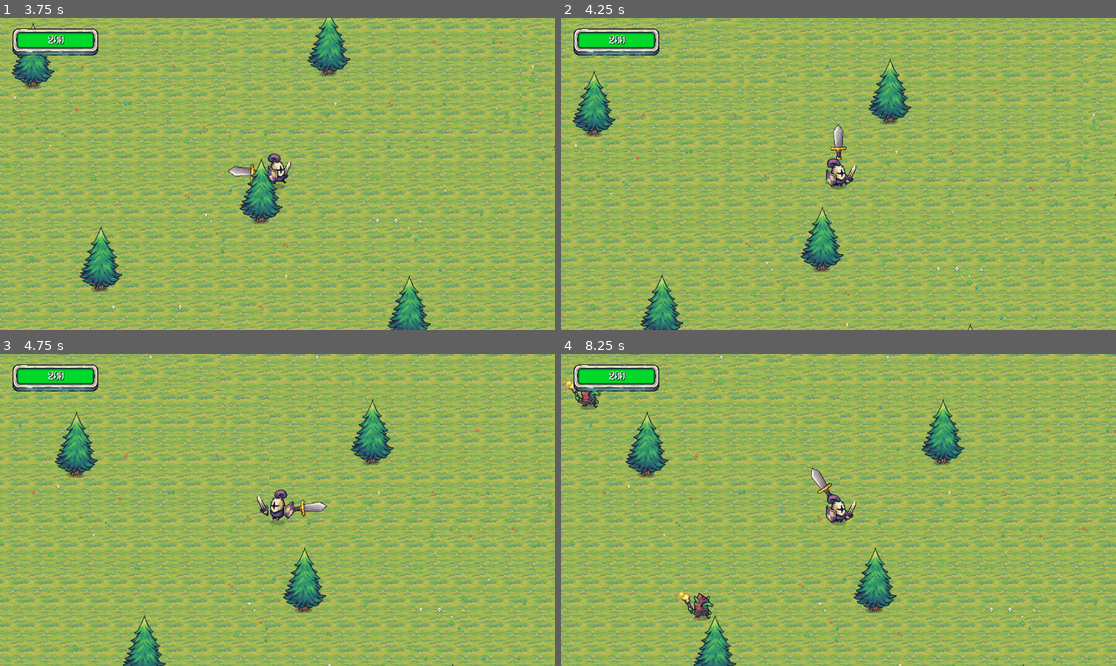
Above: before the commit, frames 1-4 (two rows, left to right).
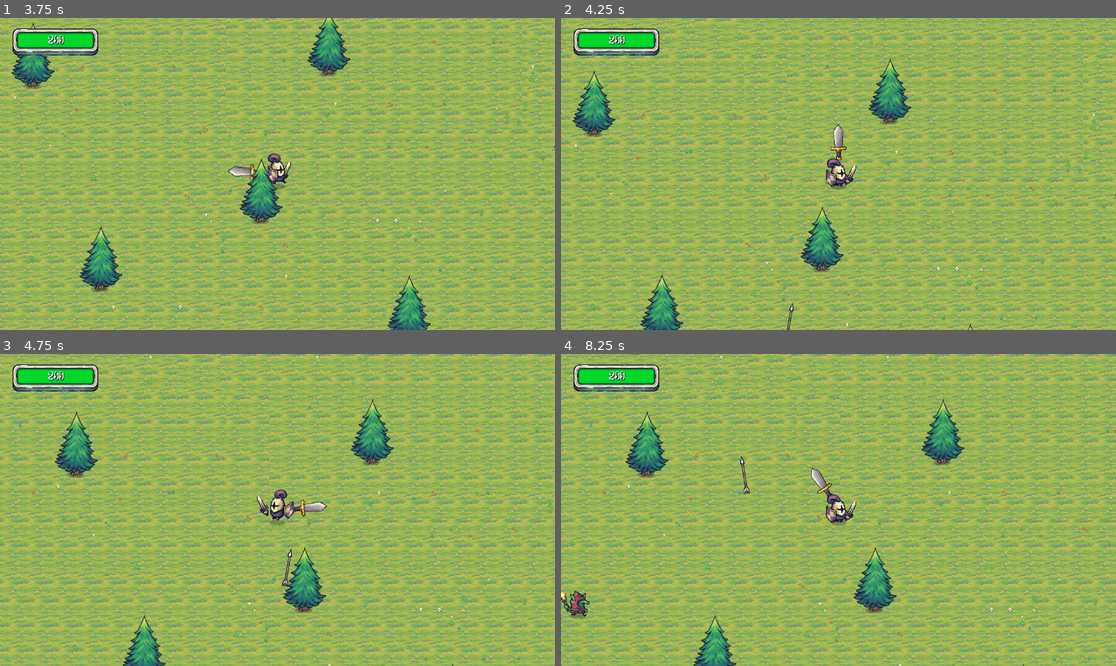
Above: after the commit, the same moments.

Repository: dev-abraao/gathery-survivor
Game: Godot game, scene res://Scenes/Menu/main_menu.tscn
Same seed, same stepped clock (60 frames per second), same inputs: the game is played once before the commit and once after it. Sound files missing from this copy of the repository are replaced by a short silence.
Inputs:
- Up to frame 1 (3.75 s): click "Play" at 0.5 s; hold Right (ui_right) 1.28-2.03 s; hold Down (ui_down) 2.03-2.78 s; hold Right (ui_right) 2.78-3.53 s; hold Up (ui_up) from 3.53 s (still down)
- Up to frame 2 (4.25 s): keep holding Up (ui_up)
- Up to frame 3 (4.75 s): release Up (ui_up) at 4.28 s; hold Left (ui_left) from 4.28 s (still down)
- Up to frame 4 (8.25 s): release Left (ui_left) at 5.78 s; hold Down (ui_down) 5.78-6.53 s; hold Right (ui_right) 6.53-7.28 s; hold Up (ui_up) 7.28-8.03 s; hold Right (ui_right) from 8.03 s (still down)

Frame 1 is identical in both runs. In frame 2, less than 0.1% of the frame differs, in the area x 40-42%, y 91-100%; in frame 3, less than 0.1%; in frame 4, 0.9%, in the area x 0-35%, y 8-86%.

Commit message:
archer enemy implemented and spawner tweaked

Diff:
--- a/Scenes/Enemies/Archer/Archer.tscn
+++ b/Scenes/Enemies/Archer/Archer.tscn
@@ -42,28 +42,28 @@
 [sub_resource type="SpriteFrames" id="SpriteFrames_te77c"]
 animations = [{
 "frames": [{
-"duration": 1.0,
+"duration": 2.0,
 "texture": SubResource("AtlasTexture_2n3br")
 }, {
-"duration": 1.0,
+"duration": 2.0,
 "texture": SubResource("AtlasTexture_0dx76")
 }, {
-"duration": 1.0,
+"duration": 2.0,
 "texture": SubResource("AtlasTexture_avaet")
 }, {
-"duration": 1.0,
+"duration": 2.0,
 "texture": SubResource("AtlasTexture_mrm3r")
 }, {
-"duration": 1.0,
+"duration": 2.0,
 "texture": SubResource("AtlasTexture_0qcgx")
 }, {
-"duration": 1.0,
+"duration": 2.0,
 "texture": SubResource("AtlasTexture_6ado5")
 }, {
-"duration": 1.0,
+"duration": 2.0,
 "texture": SubResource("AtlasTexture_2bpry")
 }, {
-"duration": 1.0,
+"duration": 2.0,
 "texture": SubResource("AtlasTexture_1q8dv")
 }],
 "loop": true,
@@ -72,6 +72,7 @@
 }]
 
 [node name="Archer" type="CharacterBody2D"]
+z_index = 1
 script = ExtResource("1_v2wp6")
 
 [node name="CollisionShape2D" type="CollisionShape2D" parent="."]
--- a/Scenes/Enemies/Archer/Arrow/Arrow.tscn
+++ b/Scenes/Enemies/Archer/Arrow/Arrow.tscn
@@ -1,14 +1,17 @@
-[gd_scene load_steps=3 format=3 uid="uid://bbyy841kcvdjr"]
+[gd_scene load_steps=4 format=3 uid="uid://bbyy841kcvdjr"]
 
+[ext_resource type="Script" uid="uid://ceivh4xi8mgdh" path="res://Scenes/Enemies/Archer/Arrow/arrow.gd" id="1_62jlb"]
 [ext_resource type="Texture2D" uid="uid://dj72stjir6xi3" path="res://Assets/Factions/Knights/Troops/Archer/Arrow/Arrow.png" id="1_tw5rp"]
 
 [sub_resource type="RectangleShape2D" id="RectangleShape2D_62jlb"]
-size = Vector2(101, 16)
+size = Vector2(101, 11)
 
 [node name="Arrow" type="Area2D"]
+z_index = 1
+script = ExtResource("1_62jlb")
 
 [node name="CollisionShape2D" type="CollisionShape2D" parent="."]
-position = Vector2(18.5, 0)
+position = Vector2(18.5, -0.5)
 shape = SubResource("RectangleShape2D_62jlb")
 
 [node name="Sprite2D" type="Sprite2D" parent="."]
--- /dev/null
+++ b/Scenes/Enemies/Archer/Arrow/arrow.gd
@@ -0,0 +1,37 @@
+extends Area2D
+
+var speed: float = 500.0
+var damage: int = 50
+var direction: Vector2
+var lifetime: float = 5.0
+@onready var sprite = $Sprite2D
+@onready var collision = $CollisionShape2D
+
+func _ready():
+    body_entered.connect(_on_body_entered)
+
+    var timer = Timer.new()
+    add_child(timer)
+    timer.wait_time = lifetime
+    timer.one_shot = true
+    timer.timeout.connect(queue_free)
+    timer.start()
+
+func _physics_process(delta):
+    position += direction * speed * delta
+
+    if sprite:
+        sprite.rotation = direction.angle()
+
+func set_direction(target_direction: Vector2):
+    direction = target_direction.normalized()
+
+func _on_body_entered(body):
+    if body.is_in_group("Player"):
+        if body.has_method("take_damage"):
+            body.take_damage(damage)
+            print("Arrow hit player for ", damage, " damage!")
+
+        queue_free()
+    elif body.has_method("take_damage") and not body.is_in_group("enemies"):
+        queue_free()
--- a/Scenes/Enemies/Archer/archer.gd
+++ b/Scenes/Enemies/Archer/archer.gd
@@ -1 +1,120 @@
 extends CharacterBody2D
+
+@onready var player = get_parent().get_node("Player")
+@onready var arrow_scene = preload("res://Scenes/Enemies/Archer/Arrow/arrow.tscn")
+@onready var animated_sprite: AnimatedSprite2D = $AnimatedSprite2D
+@onready var damage_sound: AudioStreamPlayer2D = $DamageSound
+
+
+const attack_cooldown = 3
+var is_attacking = false
+var attack_timer = 0.0
+var max_health = 20
+var current_health = 30
+var is_dead = false
+
+func _ready():
+	add_to_group("enemies")
+	current_health = max_health
+
+	var damage_sound_path = "res://Audio/SFX/HitPlayer.mp3"
+	var damage_audio = load(damage_sound_path)
+
+	if damage_audio and damage_sound:
+		damage_sound.stream = damage_audio
+		damage_sound.volume_db = -10.0
+		print("✅ Som de dano carregado para inimigo")
+	else:
+		print("❌ Som de dano não encontrado em:", damage_sound_path)
+
+func _physics_process(delta: float) -> void:
+	if is_dead:
+		return
+
+	if not player:
+		player = get_tree().get_first_node_in_group("Player")
+		return
+
+	animated_sprite.flip_h = (player.global_position.x < global_position.x)
+
+	if attack_timer > 0:
+		attack_timer -= delta
+
+	if attack_timer <= 0 and not is_attacking:
+		attack()
+
+
+func attack():
+	if is_dead or not player:
+		return
+
+	is_attacking = true
+	attack_timer = attack_cooldown
+
+	animated_sprite.play("shoot")
+
+	call_deferred("spawn_arrow")
+
+func spawn_arrow():
+	if is_dead or not player:
+		return
+
+	var arrow = arrow_scene.instantiate()
+	arrow.global_position = global_position + Vector2(0, -10)
+	var direction_to_player = (player.global_position - global_position).normalized()
+	arrow.set_direction(direction_to_player)
+	get_parent().add_child(arrow)
+	is_attacking = false
+
+func take_damage(amount: int):
+	if is_dead:
+		return
+
+	current_health -= amount
+	print("Inimigo levou ", amount, " de dano! Vida: ", current_health)
+
+	if damage_sound and damage_sound.stream:
+		damage_sound.play()
+		print("🔊 Som de dano tocado!")
+
+	modulate = Color.RED
+	var tween = create_tween()
+	tween.tween_property(self, "modulate", Color.WHITE, 0.1)
+
+	if current_health <= 0:
+		call_deferred("die")
+
+func die():
+	if is_dead:
+		return
+
+	is_dead = true
+	print("Inimigo morreu!")
+
+	velocity = Vector2.ZERO
+	is_attacking = false
+	set_collision_layer(0)
+	set_collision_mask(0)
+	remove_from_group("enemies")
+
+	call_deferred("drop_xp")
+
+	animated_sprite.play("death")
+
+	var death_timer = Timer.new()
+	add_child(death_timer)
+	death_timer.wait_time = 1.4
+	death_timer.one_shot = true
+	death_timer.timeout.connect(queue_free)
+	death_timer.start()
+
+func drop_xp():
+	var xp_orb_scene = preload("res://Scenes/XP/xporb.tscn")
+	var xp_orb = xp_orb_scene.instantiate()
+
+	xp_orb.global_position = global_position
+
+	var xp_amount = randi_range(1, 3)
+	xp_orb.set_xp_value(xp_amount)
+
+	get_parent().add_child(xp_orb)
--- a/Scenes/Spawner/spawner.gd
+++ b/Scenes/Spawner/spawner.gd
@@ -1,13 +1,16 @@
 extends Node2D
 
 @onready var player = get_parent().get_node("Player")
-@onready var enemy_scene = preload("res://Scenes/Enemies/Goblin/Enemy.tscn")
+@onready var goblin_scene = preload("res://Scenes/Enemies/Goblin/Enemy.tscn")
+@onready var archer_scene = preload("res://Scenes/Enemies/Archer/Archer.tscn")
 @onready var world_tilemap = get_parent().get_node("World")
 
-# Configurações de spawn base
+
+var enemies = []
 var base_spawn_timer: float = 2.5
 var current_spawn_timer: float = 2.5
 var time_elapsed: float = 0.0
+
 
 # Dificuldade e spawn dinâmico
 var min_spawn_timer: float = 0.2
@@ -16,10 +19,15 @@
 var max_enemies_per_spawn: int = 5
 
 var min_spawn_distance = 750
-var max_spawn_distance = 900
+var max_spawn_distance = 800
 
 func _ready():
 	print("Spawner iniciado!")
+	enemies = [
+	{"scene": goblin_scene},
+	{"scene": archer_scene}
+]
+
 
 func _process(delta):
 	time_elapsed += delta
@@ -97,9 +105,11 @@
 	return true
 
 func create_enemy_at_position(spawn_pos: Vector2):
-	var enemy_instance = enemy_scene.instantiate()
+	var enemy_index = randi_range(0, enemies.size() -1)
+	var selected_enemy = enemies[enemy_index]
+	var enemy_instance = selected_enemy["scene"].instantiate()
+	enemy_instance.position = spawn_pos
 	enemy_instance.z_index = 1
-	enemy_instance.position = spawn_pos
 
 	get_parent().add_child(enemy_instance)
 
Not shown, added: Scenes/Enemies/Archer/Arrow/arrow.gd.uid
Not shown: 1 places in node_2d.tscn that only renumber resources
